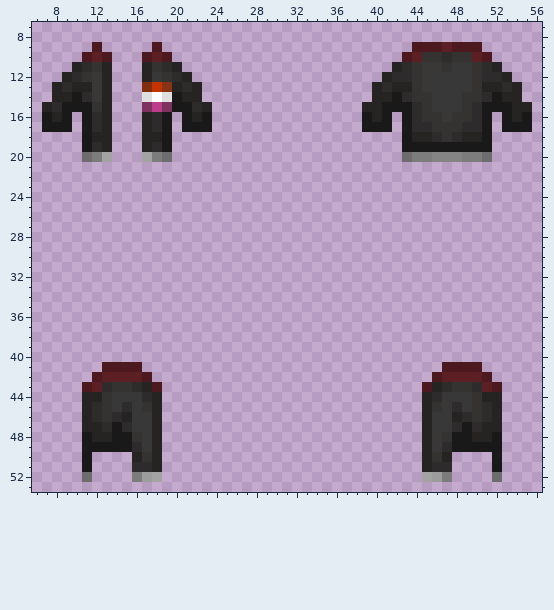
One commit to this pixel-art sprite: Resources/Textures/_Umbra/PersonalItems/Wearables/alexijacket.rsi/open-equipped-OUTERCLOTHING.png. Above is the file before it was changed.
The file is 64x64 pixels. Colours within 5 levels of each other are drawn and written as one. Shown: x 6..56, y 7..53.
Once edited:
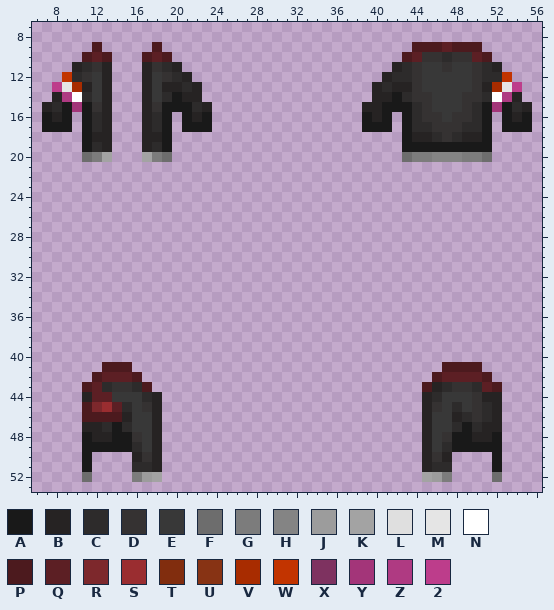
Palette (. is transparent): A #191919  B #262323  C #2d2b2b  D #353232  E #383838  F #6d6d6d  G #7c7c7c  H #848484  J #9c9c9c  K #a3a3a3  L #dfdfdf  M #e5e5e5  N #ffffff  P #4c1a1e  Q #5c1f24  R #7d282c  S #9a2d30  T #812d0e  U #873314  V #a82c00  W #c23400  X #7e3260  Y #a33579  Z #af3a82  2 #bd3d8b
Edits made:
{"y":12,"x":9,"old":"B","new":"W"}
{"y":12,"x":53,"old":"B","new":"W"}
{"y":13,"x":8,"old":"BCB","new":"2MV"}
{"y":13,"x":17,"old":"TWU","new":"BEB"}
{"y":13,"x":52,"old":"BCB","new":"VM2"}
{"y":14,"x":9,"old":"BA","new":"ZN"}
{"y":14,"x":17,"old":"LNL","new":"BEC"}
{"y":14,"x":52,"old":"AB","new":"NZ"}
{"y":15,"x":10,"old":"A","new":"Y"}
{"y":15,"x":17,"old":"X2X","new":"BDA"}
{"y":15,"x":52,"old":"A","new":"Y"}
{"y":15,"x":54,"old":"B","new":"C"}
{"y":41,"x":16,"old":"P","new":"."}
{"y":42,"x":16,"old":"QP","new":"P."}
{"y":43,"x":17,"old":"BP","new":"P."}
{"y":44,"x":12,"old":"BD","new":"QQ"}
{"y":45,"x":11,"old":"BCDE","new":"PRSQ"}
{"y":46,"x":11,"old":"BCDC","new":"PPPP"}
